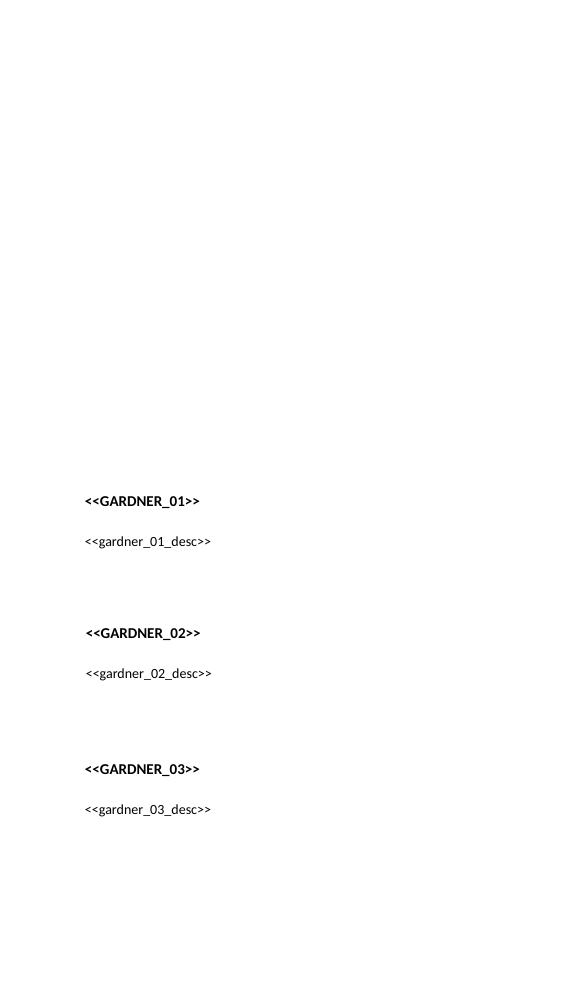
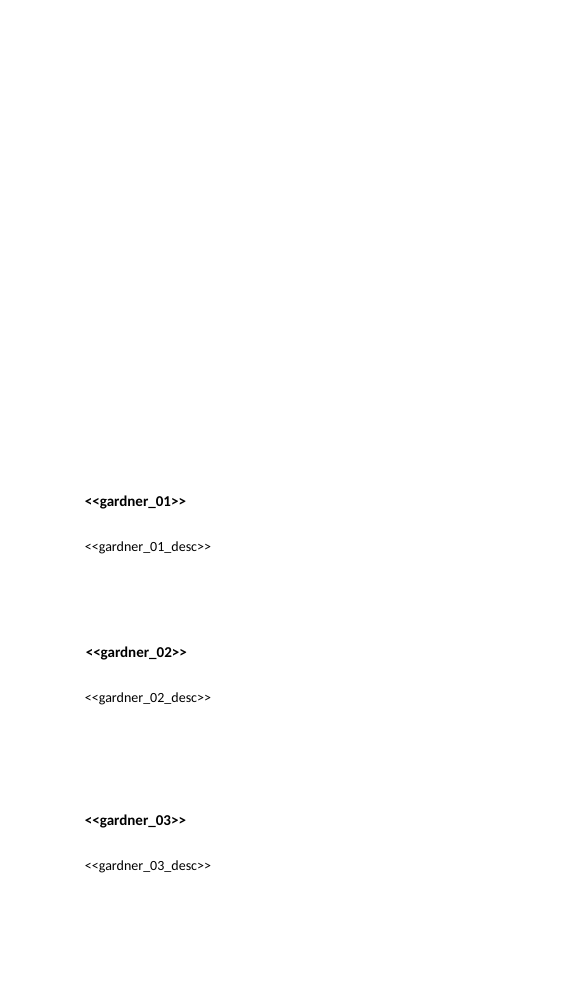
Before and after one commit to gero-educacion/reportgen, a slide deck: slide 4 of assets/template_utp_alumnos.pptx. Drawn at 567x1008 pixels with LibreOffice and Linux fonts; fonts in the diff are those of the drawing; background and template pictures are left out. Boxes give left, top, right and bottom in pixels: in the first picture for what was removed or moved away, otherwise in the second. Text is boxed around its words. In the diff, an @@ line names an element or a change of style, - is before the commit and + after.

```diff
--- a/assets/template_utp_alumnos.pptx
+++ b/assets/template_utp_alumnos.pptx
@@ text at (85,495,186,509): text changed @@
-<<GARDNER_01>>
+<<gardner_01>>
@@ text "<<gardner_01_desc>>": place and size @@
-text "<<gardner_01_desc>>" at (85,536,211,549)
+text "<<gardner_01_desc>>" at (85,541,211,554)
@@ text at (86,646,187,660): text changed @@
-<<GARDNER_02>>
+<<gardner_02>>
@@ text "<<gardner_02_desc>>": place and size @@
-text "<<gardner_02_desc>>" at (86,668,212,681)
+text "<<gardner_02_desc>>" at (85,692,211,705)
@@ text at (85,814,186,828): text changed @@
-<<GARDNER_03>>
+<<gardner_03>>
@@ text "<<gardner_03_desc>>": place and size @@
-text "<<gardner_03_desc>>" at (85,804,211,817)
+text "<<gardner_03_desc>>" at (85,860,211,873)
```
Also in this commit, not shown: 5 other files.
